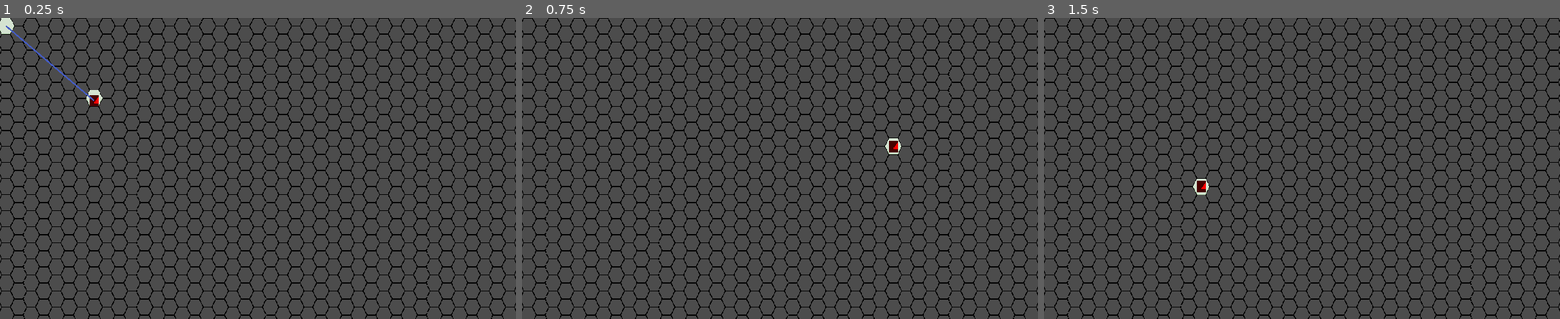
Above: before the commit, frames 1-3 (left to right).
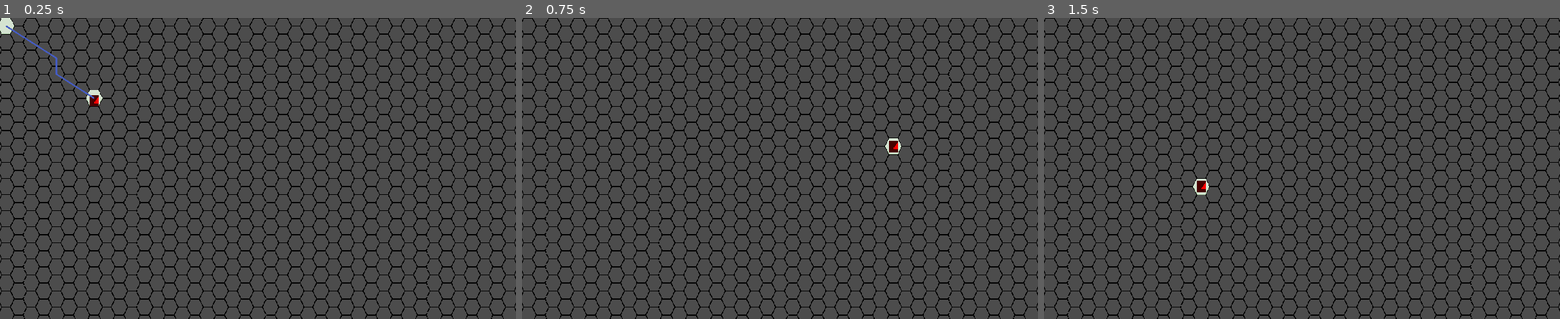
Above: after the commit, the same moments.

Repository: BurntRobot/hunting_on_snark
Game: Godot game, scene res://HexMapMovement.tscn
The game is run twice, just before and just after one commit, with the same random seed, the same clock (stepped at 60 frames per second) and the same inputs. The project has no main scene, so this scene is started directly. The engine's default icon, where the game draws it, is replaced by a stand-in: a white triangle on a blue panel in a dark square.
Inputs (mouse positions are in pixels of both pictures, inside the frame that each line leads up to):
- Up to frame 1 (0.25 s): no input
- Up to frame 2 (0.75 s): tap Enter at 0.5 s; move the mouse to (893, 153) at 0.52 s; click (893, 153) at 0.6 s
- Up to frame 3 (1.5 s): tap Space at 1.25 s; move the mouse to (1198, 183) at 1.27 s; click (1198, 183) at 1.35 s

The runs differ from the first frame. In frame 1, 0.2% of the frame differs, in the area x 1-19%, y 2-28%; in frame 2, nothing differs; in frame 3, nothing differs.

Commit message:
Correct path through the hexes.

Diff:
--- a/HexMapMovement.gd
+++ b/HexMapMovement.gd
@@ -19,12 +19,18 @@
 	if character.position != _tile_pos:
 		points_tiles.clear()
 		var _path = PoolVector2Array([character.position, _tile_pos])
-		movement_line.points = _path
 		if Input.is_action_just_pressed("move"):
 			character.position = _tile_pos
 		points_tiles.set_cellv(tiles.world_to_map(character.position), 2)
 		points_tiles.set_cellv(tiles.world_to_map(_mouse_pos), 2)
 		print("Distance: ", cube_distance(charpos_in_cube, mousepos_in_cube))
+		var _cube_points = cube_linedraw(charpos_in_cube, mousepos_in_cube)
+		var _points = []
+		for i in _cube_points:
+			_points.append(tiles.map_to_world(cube_to_oddq(i))+CENTER_OF_HEX)
+		_path = PoolVector2Array(_points)
+		movement_line.points = _path
+		print(_path)
 		print('----- -----')
 
 func cube_distance(a, b):
@@ -51,3 +57,36 @@
 	var z0 = _hex.y
 	var y0 = -x0-z0
 	return Vector3(x0, y0, z0)
+
+func cube_linedraw(a, b):
+	var N = cube_distance(a, b)
+	var results = []
+	for i in range(0, N+1):
+		results.append(cube_round(cube_lerp(a, b, 1.0/N * i)))
+	return results
+
+func cube_lerp(a, b, t):
+	return Vector3(lerp_axis(a.x, b.x, t),
+				   lerp_axis(a.y, b.y, t),
+				   lerp_axis(a.z, b.z, t))
+
+func lerp_axis(a, b, t):
+	return a + (b - a) * t
+
+func cube_round(cube: Vector3):
+	var rx = round(cube.x)
+	var ry = round(cube.y)
+	var rz = round(cube.z)
+
+	var x_diff = abs(rx - cube.x)
+	var y_diff = abs(ry - cube.y)
+	var z_diff = abs(rz - cube.z)
+
+	if x_diff > y_diff and x_diff > z_diff:
+		rx = -ry-rz
+	elif y_diff > z_diff:
+		ry = -rx-rz
+	else:
+		rz = -rx-ry
+
+	return Vector3(rx, ry, rz)
